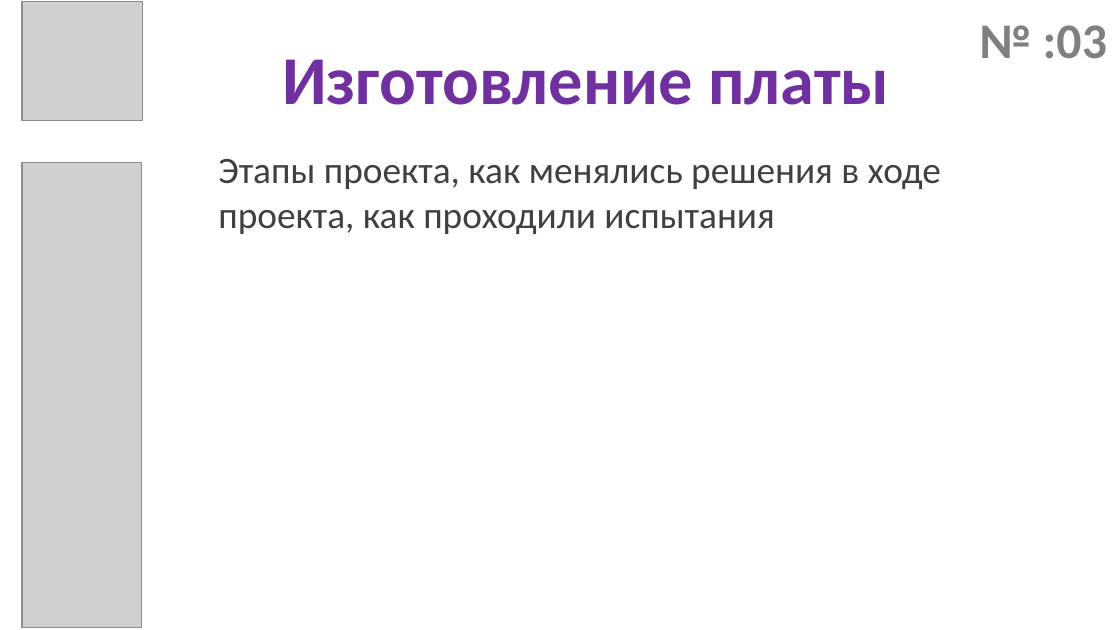
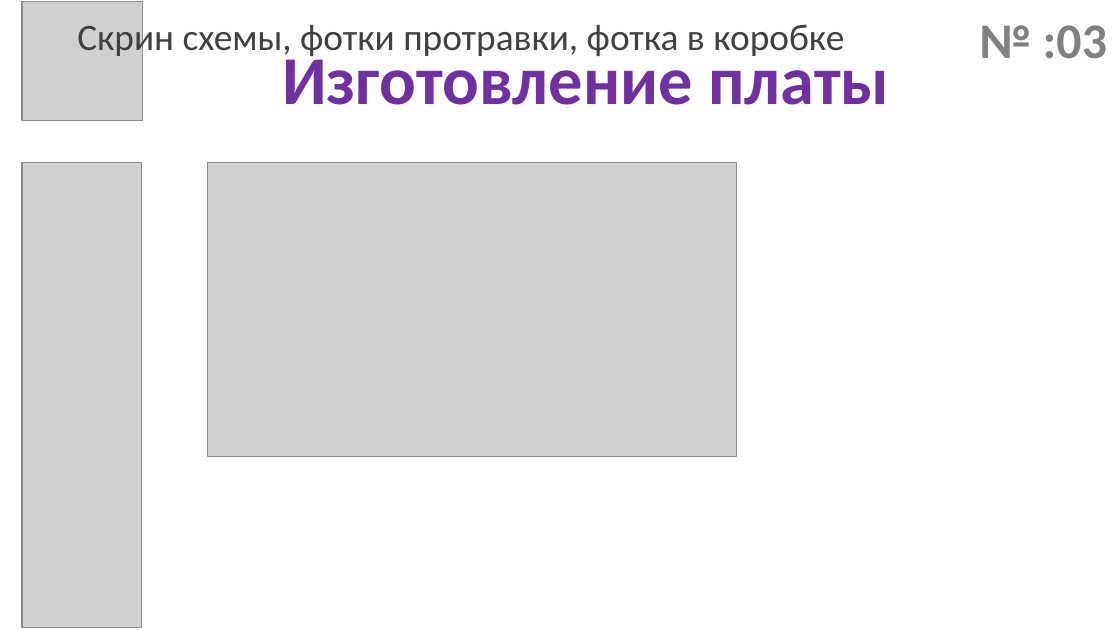
Before and after one commit to dpp-shlyopa-team/Presentation, a slide deck: slide 6 of преза.pptx. Drawn at 1120x630 pixels with LibreOffice and Linux fonts; fonts in the diff are those of the drawing; grey boxes stand for pictures. Boxes give left, top, right and bottom in pixels: in the first picture for what was removed or moved away, otherwise in the second. Text is boxed around its words. In the diff, an @@ line names an element or a change of style, - is before the commit and + after.

```diff
--- a/преза.pptx
+++ b/преза.pptx
@@ text at (x1=77, y1=19, x2=844, y2=60): text changed @@
-Этапы проекта, как менялись решения в ходе проекта, как проходили испытания
+Скрин схемы, фотки протравки, фотка в коробке
@@ picture added at (x1=207, y1=162, x2=737, y2=457) @@
```
Also in this commit, not shown: 8 other slides changed, 2 slides removed, 1 other file.
